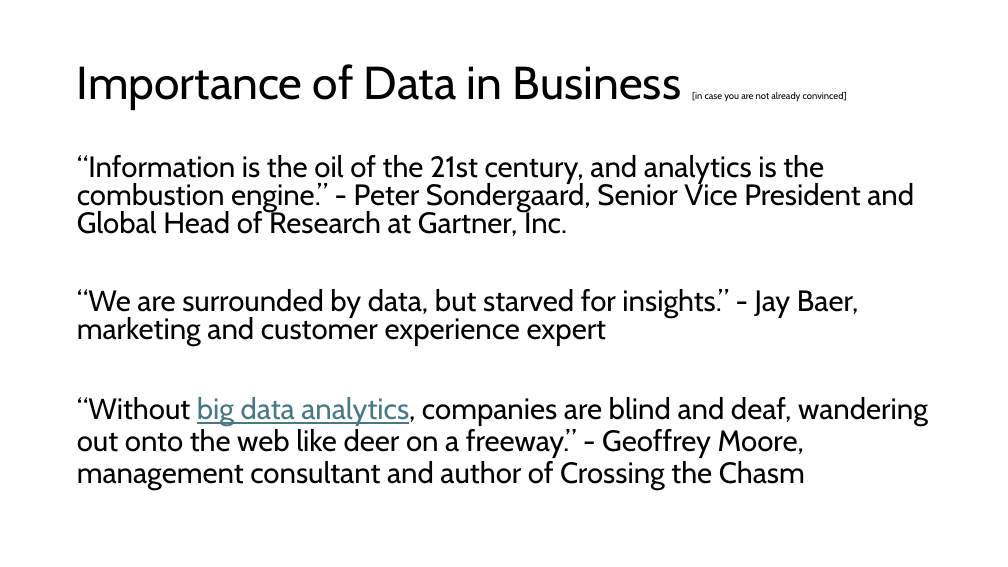
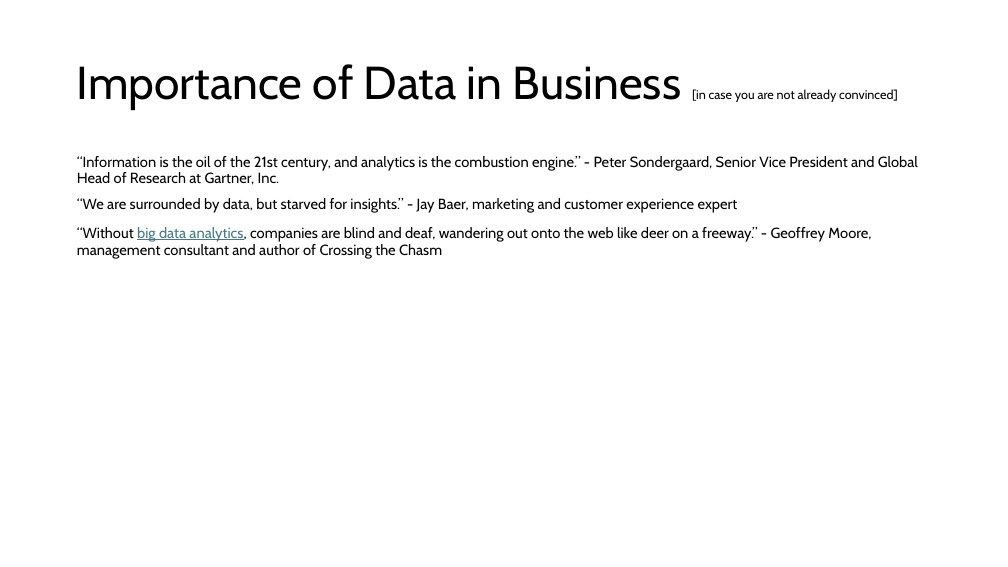
Before and after one commit to ryncii/SprintPOC, a slide deck: slide 3 of PitchDeck.pptx. Drawn at 1008x567 pixels with LibreOffice and Linux fonts; fonts in the diff are those of the drawing. Boxes give left, top, right and bottom in pixels: in the first picture for what was removed or moved away, otherwise in the second. Text is boxed around its words. In the diff, an @@ line names an element or a change of style, - is before the commit and + after.

```diff
--- a/PitchDeck.pptx
+++ b/PitchDeck.pptx
@@ title "Importance of Data in Business ..." at (x1=77, y1=64, x2=898, y2=110): size 9 to 12 pt in "[in case you are not already convinced]" @@
@@ text "“Information is the oil of ..." at (x1=77, y1=156, x2=918, y2=259): size 28 to 14 pt; line spacing 0.8 to 0.9; line spacing 0.9 to 1 @@
```
Also in this commit, not shown: 6 other slides changed, 5 slides added.
